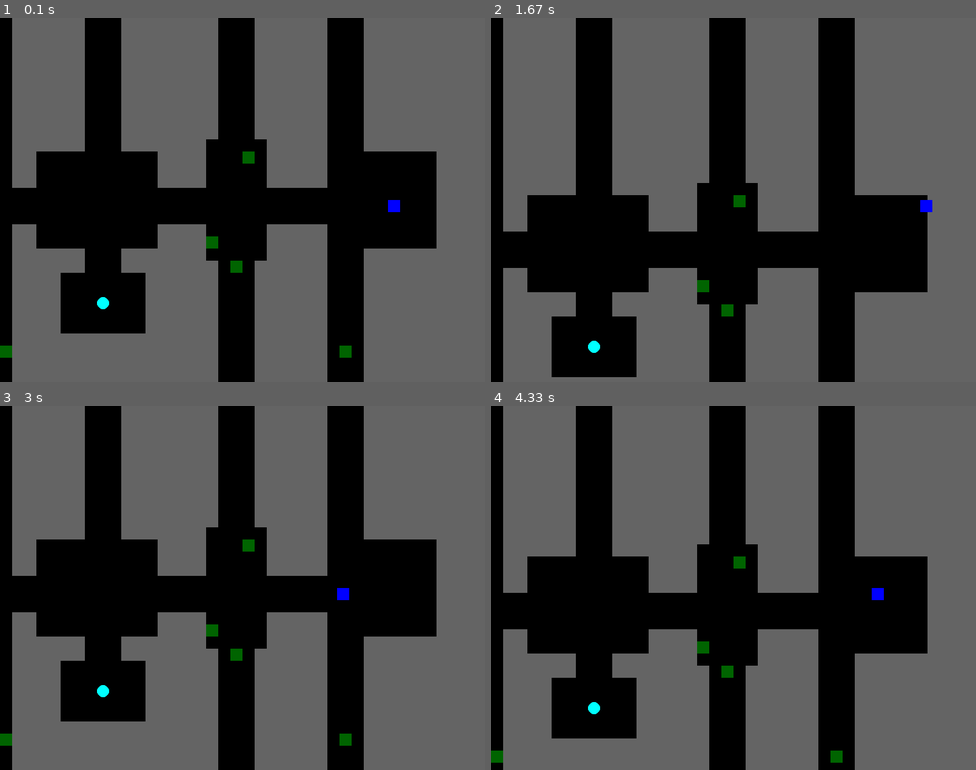
Above: before the commit, frames 1-4 (two rows, left to right).
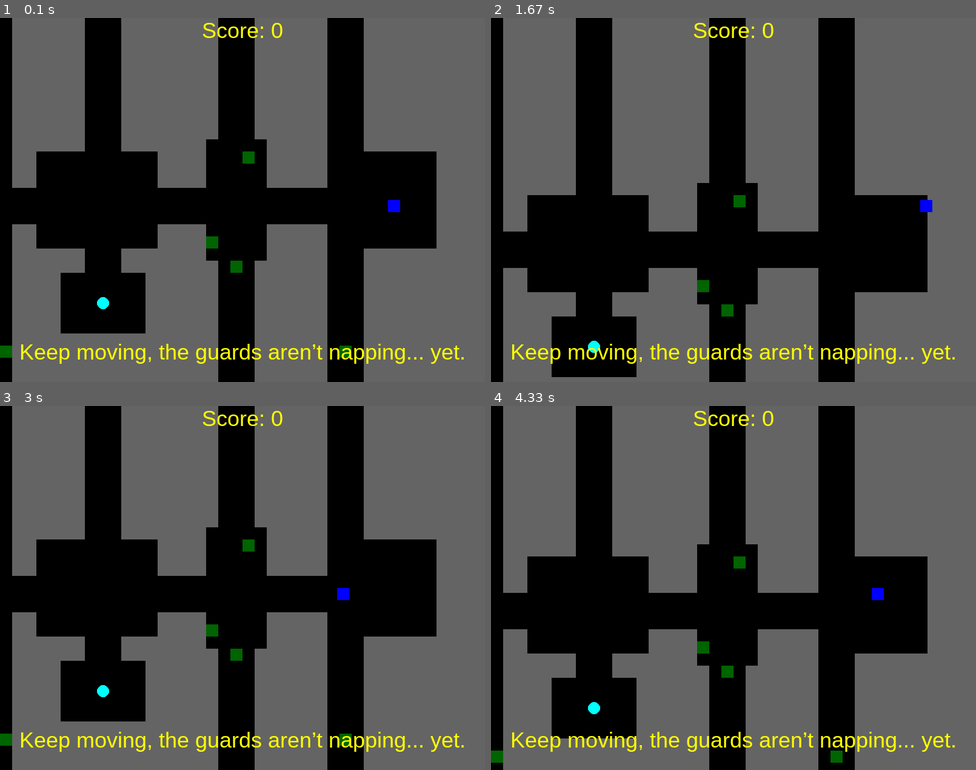
Above: after the commit, the same moments.

Repository: mwilcome/reverse-zoo-tycoon
Game: pygame game, started from main.py
Same seed, same stepped clock (60 frames per second), same inputs: the game is played once before the commit and once after it.
Inputs:
- Up to frame 1 (0.1 s): no input
- Up to frame 2 (1.67 s): hold D 0.33-0.8 s; hold W 0.83-1.13 s
- Up to frame 3 (3 s): tap E at 1.67 s; hold A 2-2.53 s; tap Space at 2.07, 2.37, 2.63, 2.97 s; hold S 2.57-2.87 s; hold A from 2.9 s (still down)
- Up to frame 4 (4.33 s): tap Space at 3.27, 3.4, 3.8, 4.1 s; release A at 3.3 s; hold W 3.33-3.7 s; hold D from 3.73 s (still down)

The runs differ from the first frame. In frame 1, 1.5% of the frame differs, in the area x 4-96%, y 1-95%; in frame 2, 1.5%; in frame 3, 1.5%; in frame 4, 1.5%.

Commit message:
Updated score logic

Diff:
--- a/application/game_service.py
+++ b/application/game_service.py
@@ -1,3 +1,4 @@
+import pygame
 from domain.aggregates.zoo_escape import ZooEscape
 from infrastructure.pygame_renderer import PygameRenderer
 from infrastructure.input_handler import InputHandler
@@ -8,7 +9,8 @@
         self.zoo = ZooEscape()
         self.renderer = PygameRenderer()
         self.input_handler = InputHandler()
-        self.ui = GrokUI()
+        self.ui = GrokUI(self.renderer.screen)
+        self.clock = pygame.time.Clock()  # Add clock for FPS control
 
     def run(self):
         running = True
@@ -18,10 +20,9 @@
             caught = self.zoo.is_caught()
             won = self.zoo.is_won()
             self.renderer.render(self.zoo, caught)
-            self.ui.update(caught, self.zoo.zookeeper.humans)
-            if caught:
-                print("Game Over! You were caught.")
+            self.ui.update(caught, self.zoo.zookeeper.humans, won, self.zoo.score)
+            pygame.display.flip()
+            self.clock.tick(60)  # Cap at 60 FPS
+            if caught or won:
+                pygame.time.wait(3000)  # Pause for 3 seconds
                 running = False
-            elif won:
-                print("You win! All humans escaped.")
-                running = False
--- a/domain/aggregates/zoo_escape.py
+++ b/domain/aggregates/zoo_escape.py
@@ -14,9 +14,18 @@
         self.map = map_data['tiles']
         self.zookeeper = Zookeeper(1, map_data['spawn_pos'])
         self.humans = [Human(i + 1, pos, "caged") for i, pos in enumerate(map_data['cage_positions'])]
-        self.guards = [Guard(i + 1, pos, 1, patrol_axis=random.choice(["horizontal", "vertical"]))
-                       for i, pos in enumerate(map_data['guard_positions'])]
+        self.guards = [
+            Guard(1, map_data['guard_positions'][0], 1, patrol_axis=random.choice(["horizontal", "vertical"]), vision_type="radial"),
+            Guard(2, map_data['guard_positions'][1], 1, patrol_axis=random.choice(["horizontal", "vertical"]), vision_type="cone")
+        ]
         self.escape_points = [EscapePoint(i + 1, pos) for i, pos in enumerate(map_data['escape_positions'])]
+        self.map_width = MapGenerator.WIDTH * MapGenerator.TILE_SIZE
+        self.map_height = MapGenerator.HEIGHT * MapGenerator.TILE_SIZE
+        self.player_width = 20
+        self.player_height = 20
+        self.guard_width = 30
+        self.guard_height = 30
+        self.score = 0
 
     def free_human(self, human: Human):
         if (human.state == "caged" and
@@ -26,13 +35,16 @@
             self.zookeeper.humans.append(human)
 
     def escape_human(self, human: Human):
-        for ep in self.escape_points:
-            if (human.pos.distance_to(ep.pos) < 30 and
-                human.state == "following" and
-                self.zookeeper.pos.distance_to(ep.pos) < 30):
-                human.state = "escaped"
-                self.zookeeper.humans.remove(human)
-                human.follows = None
+        # Check all humans for escape, not just one
+        for human in self.humans[:]:  # Use a copy to avoid modifying list during iteration
+            for ep in self.escape_points:
+                if (human.pos.distance_to(ep.pos) < 30 and
+                    human.state == "following" and
+                    self.zookeeper.pos.distance_to(ep.pos) < 30):
+                    human.state = "escaped"
+                    self.zookeeper.humans.remove(human)
+                    human.follows = None
+                    self.score += 100  # Add 100 points for each escaped human
 
     def check_collision(self, pos: Position) -> bool:
         for tile in self.map:
@@ -50,6 +62,8 @@
                 guard.pos = next_pos
             else:
                 guard.direction *= -1
+            guard.pos.x = max(0, min(guard.pos.x, self.map_width - self.guard_width))
+            guard.pos.y = max(0, min(guard.pos.y, self.map_height - self.guard_height))
         for human in self.humans:
             human.update_position()
 
--- a/domain/entities/guard.py
+++ b/domain/entities/guard.py
@@ -9,6 +9,7 @@
     speed: int = 2
     patrol_axis: str = "horizontal"  # "horizontal" or "vertical"
     vision_range: float = 100.0
+    vision_type: str = "radial"  # "radial" or "cone"
 
     def get_next_position(self):
         if self.patrol_axis == "horizontal":
@@ -17,3 +18,9 @@
         else:  # vertical
             next_y = self.pos.y + self.direction * self.speed
             return Position(self.pos.x, next_y)
+
+    def get_facing_angle(self):
+        if self.patrol_axis == "horizontal":
+            return 0 if self.direction == 1 else 180  # Right: 0°, Left: 180°
+        else:  # vertical
+            return 90 if self.direction == 1 else 270  # Down: 90°, Up: 270°
--- a/domain/services/detection_service.py
+++ b/domain/services/detection_service.py
@@ -1,13 +1,29 @@
+import math
 from domain.entities.guard import Guard
 from domain.entities.zookeeper import Zookeeper
-from domain.entities.human import Human
 
 class DetectionService:
     @staticmethod
     def is_detected(guard: Guard, zookeeper: Zookeeper) -> bool:
-        if not zookeeper.stealth and guard.pos.distance_to(zookeeper.pos) < guard.vision_range:
+        def check_target(target_pos, is_stealth):
+            if is_stealth:
+                return False
+            if guard.vision_type == "radial":
+                return guard.pos.distance_to(target_pos) < guard.vision_range
+            elif guard.vision_type == "cone":
+                dx = target_pos.x - guard.pos.x
+                dy = target_pos.y - guard.pos.y
+                distance = math.sqrt(dx**2 + dy**2)
+                if distance >= guard.vision_range:
+                    return False
+                target_angle = math.degrees(math.atan2(dy, dx))
+                facing_angle = guard.get_facing_angle()
+                angle_diff = (target_angle - facing_angle + 180) % 360 - 180
+                return abs(angle_diff) <= 30  # Within ±30° (60° cone)
+
+        if check_target(zookeeper.pos, zookeeper.stealth):
             return True
         for human in zookeeper.humans:
-            if not human.stealth and guard.pos.distance_to(human.pos) < guard.vision_range:
+            if check_target(human.pos, human.stealth):
                 return True
         return False
--- a/infrastructure/input_handler.py
+++ b/infrastructure/input_handler.py
@@ -24,4 +24,7 @@
         if keys[pygame.K_s]: new_pos.y += 4  # Down
         if not zoo.check_collision(new_pos):
             zoo.zookeeper.pos = new_pos
+        # Clamp player position to map boundaries
+        zoo.zookeeper.pos.x = max(0, min(zoo.zookeeper.pos.x, zoo.map_width - zoo.player_width))
+        zoo.zookeeper.pos.y = max(0, min(zoo.zookeeper.pos.y, zoo.map_height - zoo.player_height))
         return True
--- a/infrastructure/pygame_renderer.py
+++ b/infrastructure/pygame_renderer.py
@@ -1,4 +1,5 @@
 import pygame
+import math
 from domain.aggregates.zoo_escape import ZooEscape
 from infrastructure.map_generator import MapGenerator
 
@@ -7,7 +8,6 @@
         pygame.init()
         self.screen = pygame.display.set_mode((800, 600))
         pygame.display.set_caption("Reverse Zoo Tycoon - Grok Edition")
-        self.clock = pygame.time.Clock()
         self.camera_x, self.camera_y = 0, 0
 
     def render(self, zoo: ZooEscape, caught: bool):
@@ -30,15 +30,28 @@
             pygame.draw.circle(self.screen, (0, 255, 255), (int(x + MapGenerator.TILE_SIZE / 2), int(y + MapGenerator.TILE_SIZE / 2)), 10)
 
         color = (0, 0, 100) if zoo.zookeeper.stealth else (0, 0, 255)
-        pygame.draw.rect(self.screen, color, (zoo.zookeeper.pos.x - self.camera_x, zoo.zookeeper.pos.y - self.camera_y, 20, 20))  # Smaller player
+        pygame.draw.rect(self.screen, color, (zoo.zookeeper.pos.x - self.camera_x, zoo.zookeeper.pos.y - self.camera_y, 20, 20))
         for human in zoo.humans:
             color = (255, 0, 0) if human.state == "caged" else (0, 255, 0)
-            pygame.draw.rect(self.screen, color, (human.pos.x - self.camera_x, human.pos.y - self.camera_y, 15, 15))  # Smaller humans
+            pygame.draw.rect(self.screen, color, (human.pos.x - self.camera_x, human.pos.y - self.camera_y, 15, 15))
         for guard in zoo.guards:
-            pygame.draw.rect(self.screen, (255, 165, 0), (guard.pos.x - self.camera_x, guard.pos.y - self.camera_y, 30, 30))  # Smaller guard
-
-        pygame.display.flip()
-        self.clock.tick(60)
+            guard_screen_x = guard.pos.x - self.camera_x
+            guard_screen_y = guard.pos.y - self.camera_y
+            pygame.draw.rect(self.screen, (255, 165, 0), (guard_screen_x, guard_screen_y, 30, 30))
+            if guard.vision_type == "radial":
+                pygame.draw.circle(self.screen, (0, 0, 255), (int(guard_screen_x + 15), int(guard_screen_y + 15)), int(guard.vision_range), 1)
+            elif guard.vision_type == "cone":
+                facing_angle = guard.get_facing_angle()
+                angle1 = math.radians(facing_angle - 30)
+                angle2 = math.radians(facing_angle + 30)
+                point1 = (guard.pos.x + guard.vision_range * math.cos(angle1), guard.pos.y + guard.vision_range * math.sin(angle1))
+                point2 = (guard.pos.x + guard.vision_range * math.cos(angle2), guard.pos.y + guard.vision_range * math.sin(angle2))
+                points = [
+                    (guard_screen_x + 15, guard_screen_y + 15),
+                    (point1[0] - self.camera_x, point1[1] - self.camera_y),
+                    (point2[0] - self.camera_x, point2[1] - self.camera_y)
+                ]
+                pygame.draw.polygon(self.screen, (0, 0, 255), points, 1)
 
     def quit(self):
         pygame.quit()
--- a/ui/grok_ui.py
+++ b/ui/grok_ui.py
@@ -1,16 +1,46 @@
 import pygame
+import random
 from domain.entities.human import Human
 
 class GrokUI:
-    def __init__(self):
-        self.font = pygame.font.Font(None, 36)
+    def __init__(self, screen):
+        self.screen = screen
+        self.font = pygame.font.SysFont("Arial", 36)  # Smaller font size
+        self.caught_comments = [
+            "Caught! Should’ve stuck to the shadows, human.",
+            "Busted! Even I saw that coming.",
+            "Game over! The zoo’s keepers are laughing now."
+        ]
+        self.win_comments = [
+            "Victory! You’ve outsmarted the zoo—barely.",
+            "All humans free! Grok approves... reluctantly.",
+            "You win! The animals are plotting revenge."
+        ]
+        self.progress_comments = [
+            "Sneak those humans out—don’t trip over a bush!",
+            "Keep moving, the guards aren’t napping... yet.",
+            "Humans in tow? You’re a regular zoo whisperer."
+        ]
+        self.current_comment = random.choice(self.progress_comments)
+        self.last_state = (False, False)  # (caught, won)
 
-    def update(self, caught: bool, humans: list[Human]):
-        screen = pygame.display.get_surface()
-        if caught:
-            text = self.font.render("Caught! Zoo wins!", True, (255, 255, 255))
-        elif any(h.state == "following" for h in humans):
-            text = self.font.render("Lead those humans to freedom!", True, (255, 255, 255))
-        else:
-            text = self.font.render("Sneak those humans out!", True, (255, 255, 255))
-        screen.blit(text, (10, 10))
+    def update(self, caught: bool, humans: list[Human], won: bool, score: int):
+        current_state = (caught, won)
+        if current_state != self.last_state:
+            if caught:
+                self.current_comment = random.choice(self.caught_comments)
+            elif won:
+                self.current_comment = random.choice(self.win_comments)
+            else:
+                self.current_comment = random.choice(self.progress_comments)
+            self.last_state = current_state
+
+        # Render score (top-center)
+        score_text = self.font.render(f"Score: {score}", True, (255, 255, 0))
+        score_rect = score_text.get_rect(center=(400, 20))
+        self.screen.blit(score_text, score_rect)
+
+        # Render Grok comment (bottom-center, moved up to avoid cutoff)
+        comment_text = self.font.render(self.current_comment, True, (255, 255, 0))
+        comment_rect = comment_text.get_rect(center=(400, 550))
+        self.screen.blit(comment_text, comment_rect)
